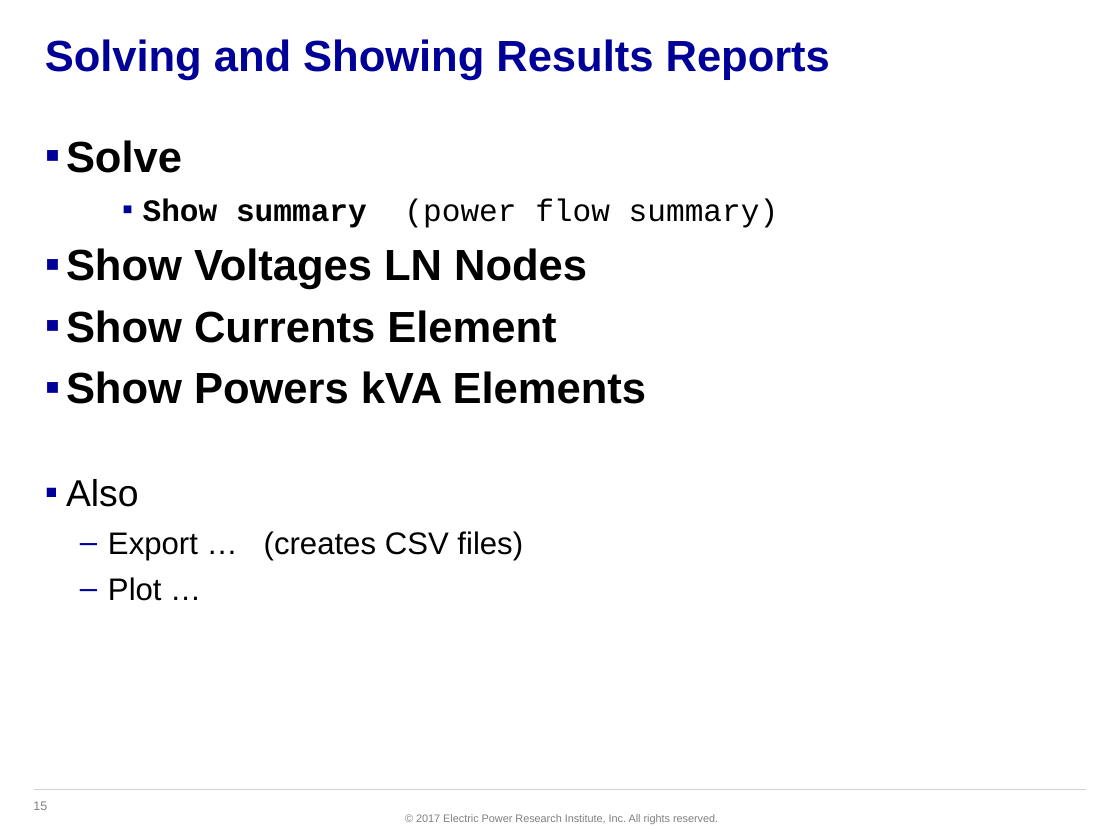
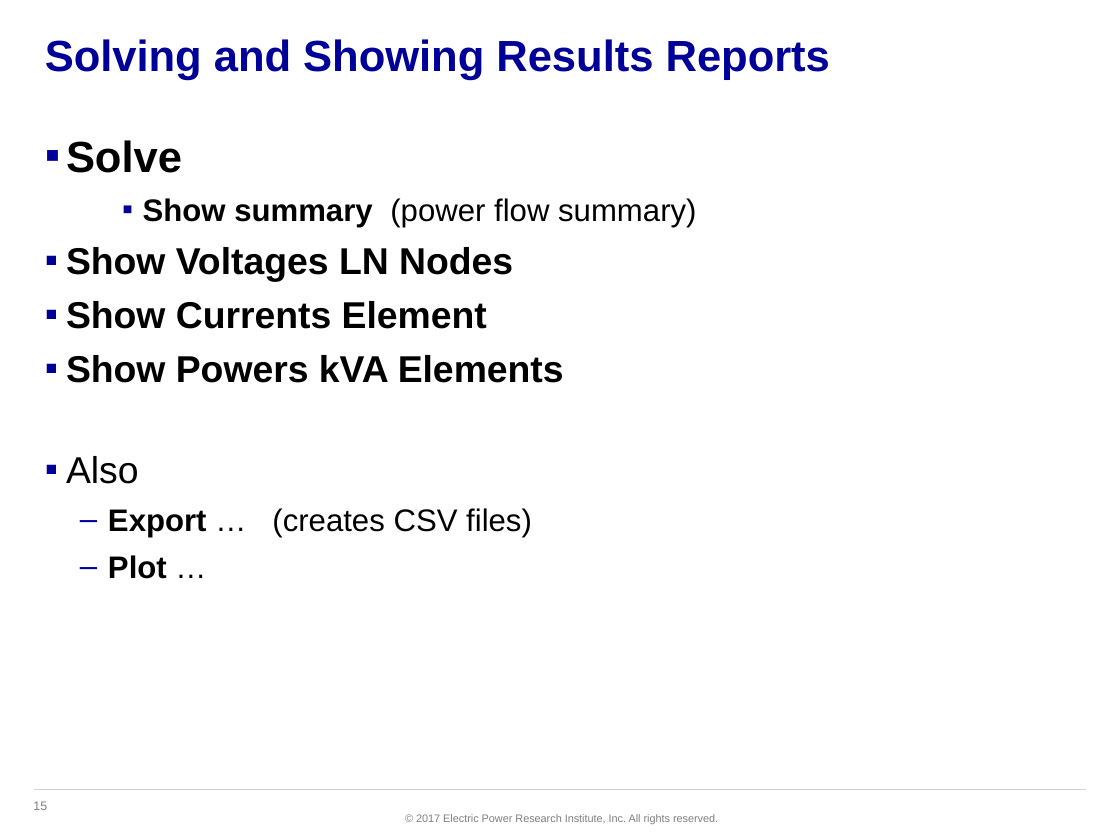
Before and after one commit to dss-extensions/opendss-svn-mirror, a slide deck: slide 15 of trunk/Training/GAPQ2017/PPT/6 Scripting Basics.pptx. Drawn at 1120x840 pixels with LibreOffice and Linux fonts; fonts in the diff are those of the drawing; background and template pictures are left out. Boxes give left, top, right and bottom in pixels: in the first picture for what was removed or moved away, otherwise in the second. Text is boxed around its words. In the diff, an @@ line names an element or a change of style, - is before the commit and + after.

```diff
--- a/trunk/Training/GAPQ2017/PPT/6 Scripting Basics.pptx
+++ b/trunk/Training/GAPQ2017/PPT/6 Scripting Basics.pptx
@@ text at (x1=66, y1=198, x2=696, y2=579): font Courier New to Arial in "Show summary (power flow summary)"; size 28 to 24 pt in "Show Voltages LN Nodes", "Show Currents Element", "Show Powers kVA Elements"; bold on in "Export", "Plot" @@
```
Also in this commit, not shown: 1 other slide changed.
